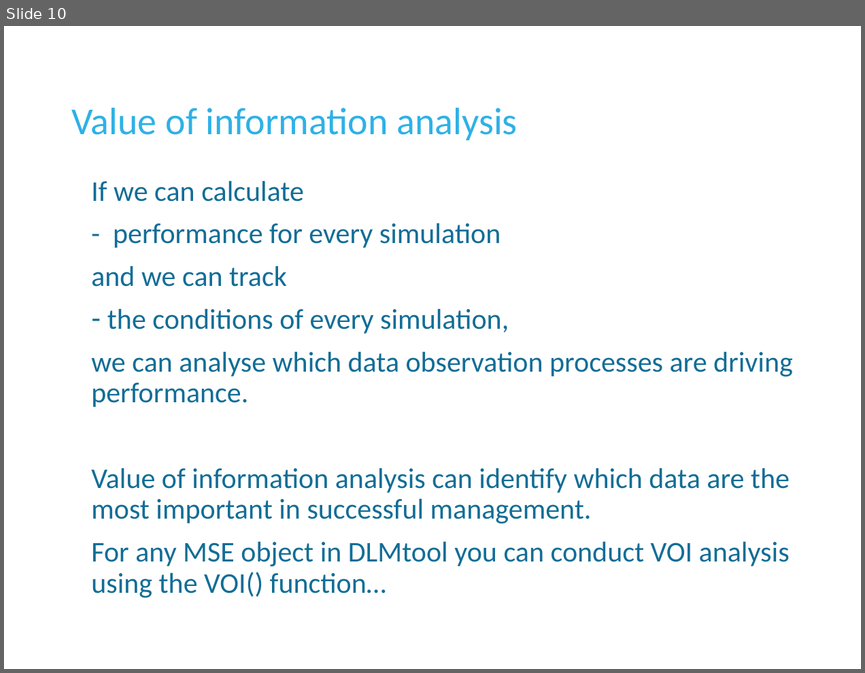
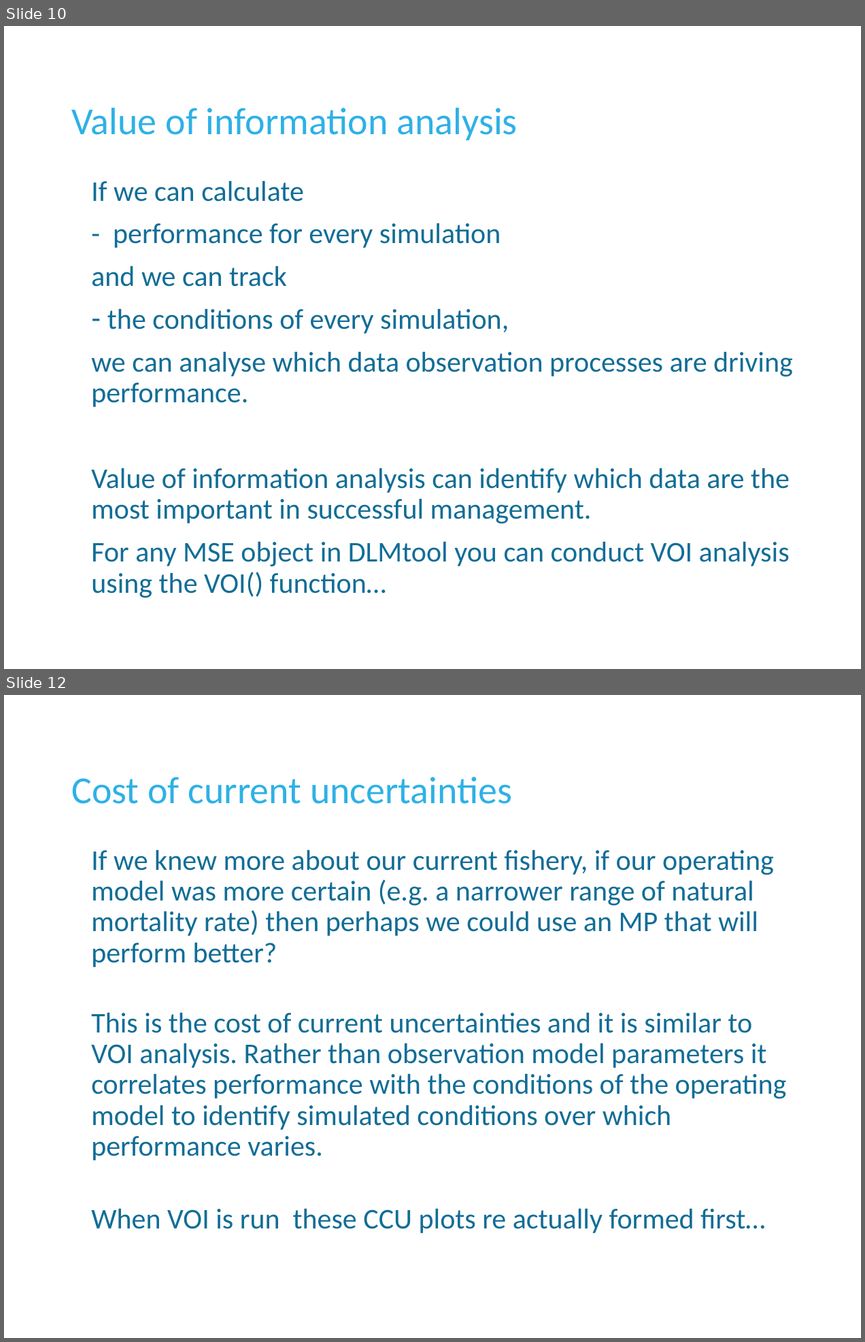
Before and after one commit to DLMtool/DLMDev, a slide deck: Disused code/Misc/Lectures/3 Customizing DLMtool/L3b Specifying MPs and other MSE outputs.pptx. Shown one above the other, each under a label of ours: slide 10 before the commit, slides 10 and 12 after it; the slides between them are not shown. The pictures are 865x673 and 865x1342 pixels, drawn with LibreOffice and Linux fonts; fonts in the diff are those of the drawing; background and template pictures are left out. Boxes give left, top, right and bottom in pixels: in the first picture for what was removed or moved away, otherwise in the second. Text is boxed around its words. In the diff, an @@ line names an element or a change of style, - is before the commit and + after.

```diff
--- a/Disused code/Misc/Lectures/3 Customizing DLMtool/L3b Specifying MPs and other MSE outputs.pptx
+++ b/Disused code/Misc/Lectures/3 Customizing DLMtool/L3b Specifying MPs and other MSE outputs.pptx
@@ slide 12 added at box(4, 695, 861, 1338), background #FFFFFF @@
@@ title added at box(71, 777, 512, 804), 32 pt, text #2EB1E6 @@
+Cost of current uncertainties
@@ text added at box(91, 849, 787, 1233), 24 pt, text #126D96 @@
+If we knew more about our current fishery, if our operating model was more certain (e.g. a narrower range of natural mortality rate) then perhaps we could use an MP that will perform better?
+This is the cost of current uncertainties and it is similar to VOI analysis. Rather than observation model parameters it correlates performance with the conditions of the operating model to identify simulated conditions over which performance varies.
+When VOI is run these CCU plots re actually formed first…
```
Also in this commit, not shown: 3 other slides added, 6 slides removed, 6 other files.
